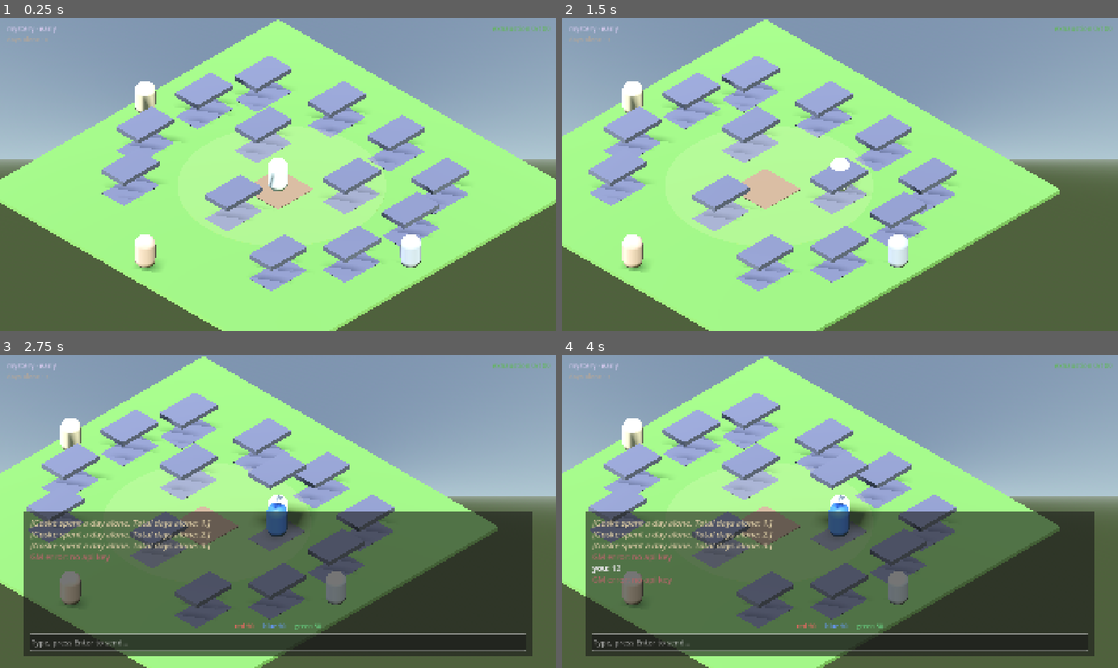
Above: before the commit, frames 1-4 (two rows, left to right).
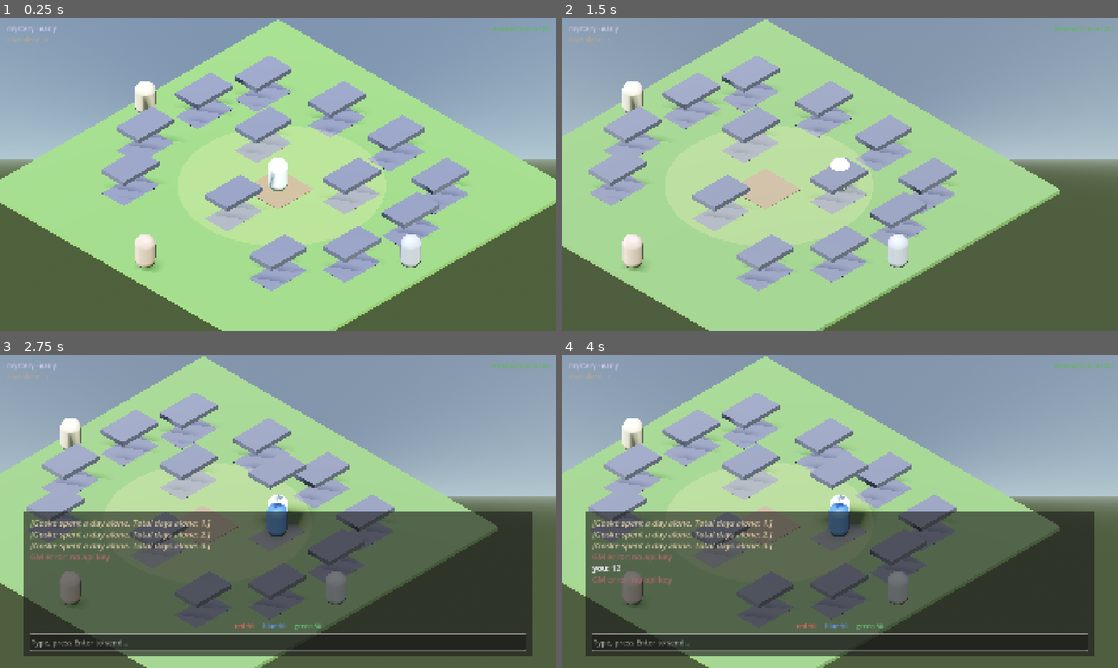
Above: after the commit, the same moments.

Repository: gokselozgur5/goske
Game: Godot game, scene res://scenes/main.tscn
Same seed, same stepped clock (60 frames per second), same inputs: the game is played once before the commit and once after it.
Inputs (mouse positions are in pixels of both pictures, inside the frame that each line leads up to):
- Up to frame 1 (0.25 s): no input
- Up to frame 2 (1.5 s): tap Enter (ui_accept) at 0.5, 0.77 s; move the mouse to (962, 158) at 0.52 s; hold Right (ui_right) 0.53-1.25 s; tap Space at 0.6 s; click (962, 158) at 0.67 s; drag from (728, 190) to (812, 237) at 1.27 s
- Up to frame 3 (2.75 s): tap Enter (ui_accept) at 2 s; move the mouse to (333, 442) at 2.02 s; hold Right (ui_right) from 2.03 s (still down); tap Backspace at 2.1 s
- Up to frame 4 (4 s): release Right (ui_right) at 2.75 s; click (840, 642) at 2.77 s; type "12" at 2.85 s; tap Enter (ui_accept) at 3.5 s; drag from (812, 574) to (673, 464) at 3.52 s

The runs differ from the first frame. In frame 1, 33% of the frame differs, in the area x 0-100%, y 0-100%; in frame 2, 39%, in the area x 0-90%, y 0-100%; in frame 3, 17%; in frame 4, 17%.

Commit message:
monotony field + saturation post-process (scene-internal multi-context)
Manifesto's "Presence" pillar without scene transitions yet — routine
desaturates the world toward gray, novelty restores color.

GameState:
- monotony: float 0..1 + adjust_monotony(delta) + monotony_changed signal
- Constants: +0.018/response, +0.05/rest, -0.04/comfort_exit, -0.08/whisper
- record_comfort_exit and rest now also push monotony

WorldEnvironment driver:
- scripts/world_environment_manager.gd: hooks the WorldEnvironment node
  to monotony_changed; sets environment.adjustment_enabled and lerps
  adjustment_saturation = 1.0 - monotony
- 0 → fully colored, 1 → grayscale Camus room

Conversation:
- Each multi-speaker turn nudges monotony up
- world_state now exposes monotony so the GM can color voices —
  references to color/sound/texture at low monotony, flat repetition
  at high. The word "monotony" is forbidden in dialog (let it bleed in).

Multi-scene contexts (home/work/metro) deferred to Iter 4+ — needs
autoload migration first. Single-scene monotony covers the manifesto
beat for the slice.

Diff:
--- a/scenes/main.tscn
+++ b/scenes/main.tscn
@@ -10,6 +10,7 @@
 [ext_resource type="Script" uid="uid://2cj0fqqhow04" path="res://scripts/npc.gd" id="8_npc_script"]
 [ext_resource type="Script" uid="uid://dyrtdg8dfeb8n" path="res://scripts/rest_zone.gd" id="9_rest_script"]
 [ext_resource type="Script" path="res://scripts/whisper.gd" id="10_whisper_script"]
+[ext_resource type="Script" path="res://scripts/world_environment_manager.gd" id="11_env_script"]
 
 [sub_resource type="ProceduralSkyMaterial" id="SkyMat_1"]
 sky_horizon_color = Color(0.55, 0.65, 0.7, 1)
@@ -111,6 +112,7 @@
 
 [node name="WorldEnvironment" type="WorldEnvironment" parent="." unique_id=1082145321]
 environment = SubResource("Env_1")
+script = ExtResource("11_env_script")
 
 [node name="DirectionalLight3D" type="DirectionalLight3D" parent="." unique_id=2070362642]
 transform = Transform3D(0.866025, -0.433013, 0.25, 0, 0.5, 0.866025, -0.5, -0.75, 0.433013, 0, 10, 0)
--- a/scripts/conversation.gd
+++ b/scripts/conversation.gd
@@ -173,6 +173,9 @@
 	# Default exhaustion (if GM emitted no event) — +5 per speaker
 	if gs and not _events_have_exhaustion(events) and speakers.size() > 0:
 		gs.add_exhaustion(gs.EXHAUSTION_PER_RESPONSE * speakers.size())
+	# Monotony: every turn nudges routine upward
+	if gs and speakers.size() > 0:
+		gs.adjust_monotony(gs.MONOTONY_PER_RESPONSE * speakers.size())
 
 func _events_have_exhaustion(events: Array) -> bool:
 	for ev in events:
@@ -267,6 +270,7 @@
 		"npc_intensity": gs.npc_intensity,
 		"days_alone": gs.days_alone,
 		"mystery_phase": gs.mystery_phase,
+		"monotony": gs.monotony,
 	}
 
 func _reset_conversation() -> void:
--- a/scripts/game_master.gd
+++ b/scripts/game_master.gd
@@ -55,6 +55,8 @@
 Beyond the pod room, three NEIGHBORS exist at the edge of Goske's world: neighbor_1, neighbor_2, neighbor_3. They are n …(575 unchanged characters)…
 
 Goske has a small alone-zone (a worn carpet at the room's center). Standing on it and pressing space, Goske spends a DA …(313 unchanged characters)…
+
+The world also has MONOTONY (`world_state.monotony`, 0..1). Routine pushes it up (every conversation turn, every rest), novelty drains it (leaving the comfort circle, hearing a neighbor's whisper). Visually it desaturates the world toward gray as it climbs. In dialog, mirror this: at low monotony alters notice color/sounds/textures; at high monotony their references go flat, repetitive, the same words start coming back. Don't name "monotony" — let it bleed into voice.
 
 --- MYSTERY THREAD (always present, never resolved) ---
 
--- a/scripts/game_state.gd
+++ b/scripts/game_state.gd
@@ -17,12 +17,19 @@
 # Derived from play_seconds + interactions, but exposed as a field so the GM
 # can tag turns explicitly via mystery_phase in world_events.
 var mystery_phase: String = "early"
+# Monotony: routine accumulates, novelty drains. Drives the saturation
+# post-process — at 1.0 the world is grayscale, at 0.0 fully colored.
+var monotony: float = 0.0
 
 const TRUST_DEFAULT := 50
 const EXHAUSTION_PER_RESPONSE := 5
 const EXHAUSTION_BLACK_THRESHOLD := 70
 const EXHAUSTION_SILENCE_THRESHOLD := 90
 const EXHAUSTION_RECOVERY_PER_SEC := 0.8
+const MONOTONY_PER_RESPONSE := 0.018
+const MONOTONY_PER_REST := 0.05
+const MONOTONY_PER_COMFORT_EXIT := -0.04
+const MONOTONY_PER_WHISPER := -0.08
 
 signal trust_changed(alter_id: String, new_value: int)
 signal alter_unlocked(alter_id: String)
@@ -31,6 +38,7 @@
 signal npc_affected(npc_id: String, new_intensity: float)
 signal day_passed(new_days_alone: int)
 signal mystery_phase_changed(new_phase: String)
+signal monotony_changed(new_value: float)
 
 func _ready() -> void:
 	play_started_ms = Time.get_ticks_msec()
@@ -41,6 +49,8 @@
 
 func record_comfort_exit() -> void:
 	comfort_exits += 1
+	# Stepping outside the comfort circle is novelty — pushes monotony down.
+	adjust_monotony(MONOTONY_PER_COMFORT_EXIT)
 
 func record_alter_engagement(alter_id: String) -> void:
 	alter_engagements[alter_id] = alter_engagements.get(alter_id, 0) + 1
@@ -73,6 +83,15 @@
 	exhaustion_changed.emit(exhaustion)
 	days_alone += 1
 	day_passed.emit(days_alone)
+	# Resting is itself routine — adds to monotony
+	adjust_monotony(MONOTONY_PER_REST)
+
+func adjust_monotony(delta: float) -> void:
+	var new_val: float = clamp(monotony + delta, 0.0, 1.0)
+	if abs(new_val - monotony) < 0.0001:
+		return
+	monotony = new_val
+	monotony_changed.emit(monotony)
 
 func set_mystery_phase(phase: String) -> void:
 	if phase == mystery_phase:
--- a/scripts/whisper.gd
+++ b/scripts/whisper.gd
@@ -20,6 +20,10 @@
 			n.whisper_requested.connect(_on_whisper_requested)
 
 func _on_whisper_requested(npc_id: String) -> void:
+	# A whisper is rare novelty — drains monotony noticeably
+	var gs := get_tree().get_first_node_in_group("game_state")
+	if gs:
+		gs.adjust_monotony(gs.MONOTONY_PER_WHISPER)
 	var gm := get_node_or_null("/root/Main/GameMaster")
 	if gm == null:
 		_show_text("...")
--- /dev/null
+++ b/scripts/world_environment_manager.gd
@@ -0,0 +1,24 @@
+extends WorldEnvironment
+
+# Drives the global saturation post-process from GameState.monotony.
+# Monotony 0.0 → fully colored world. 1.0 → grayscale (Camus's room).
+
+func _ready() -> void:
+	if environment:
+		environment.adjustment_enabled = true
+	# GameState may not be ready on the same frame; defer.
+	call_deferred("_hook")
+
+func _hook() -> void:
+	var gs := get_tree().get_first_node_in_group("game_state")
+	if gs == null:
+		return
+	if not gs.monotony_changed.is_connected(_on_monotony_changed):
+		gs.monotony_changed.connect(_on_monotony_changed)
+	_on_monotony_changed(gs.monotony)
+
+func _on_monotony_changed(value: float) -> void:
+	if environment == null:
+		return
+	# Linear: monotony 0 → saturation 1.0, monotony 1 → saturation 0.0
+	environment.adjustment_saturation = 1.0 - value
Not shown, added: scripts/world_environment_manager.gd.uid
